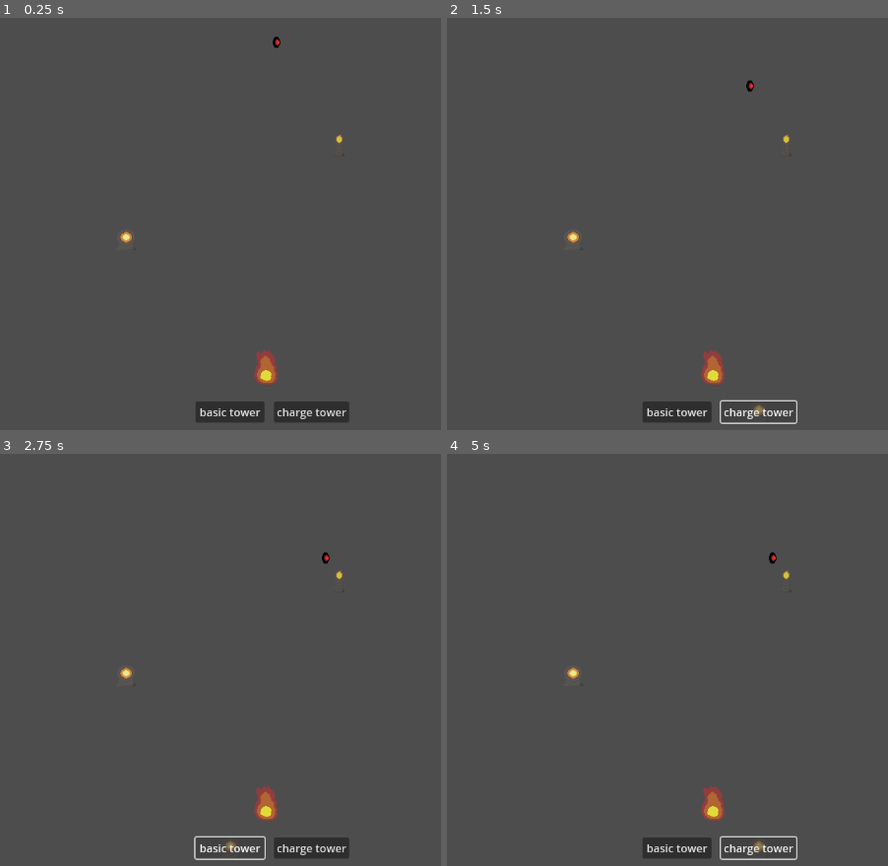
Above: before the commit, frames 1-4 (two rows, left to right).
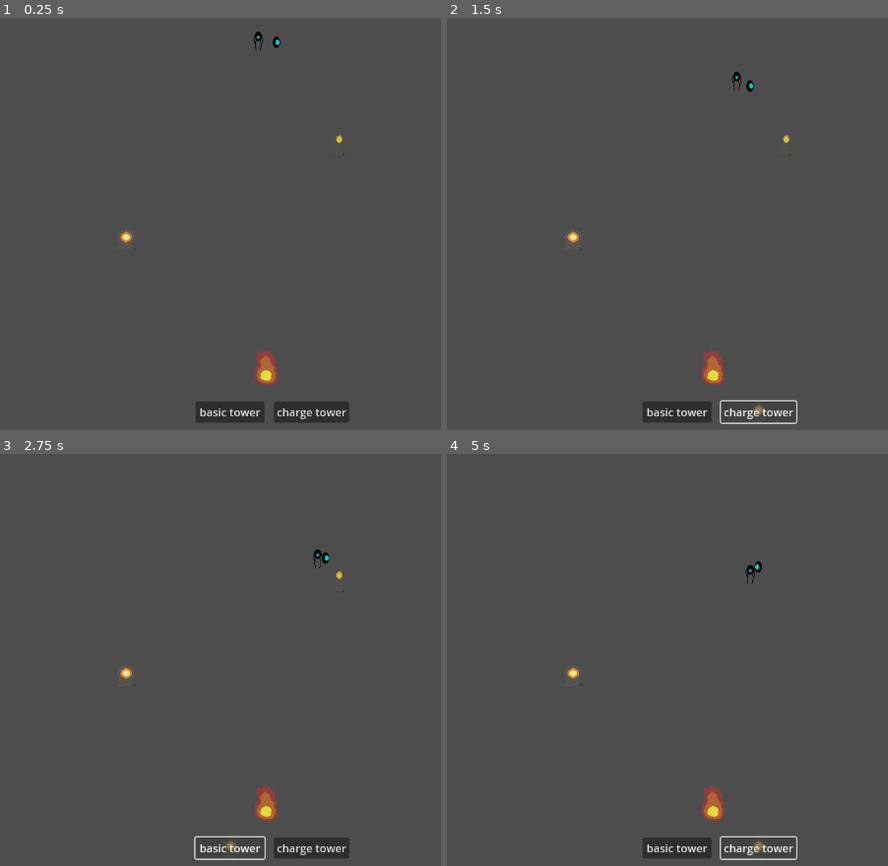
Above: after the commit, the same moments.

Repository: sushitoad/tower-defense-prototype
Game: Godot game, scene res://scenes/test_scene.tscn
Same seed, same stepped clock (60 frames per second), same inputs: the game is played once before the commit and once after it.
Inputs:
- Up to frame 1 (0.25 s): no input
- Up to frame 2 (1.5 s): click "basic tower" at 0.5 s; click "charge tower" at 1.25 s
- Up to frame 3 (2.75 s): click "basic tower" at 2 s
- Up to frame 4 (5 s): click "charge tower" at 2.75 s; click "basic tower" at 3.5 s; click "charge tower" at 4.25 s

The runs differ from the first frame. In frame 1, less than 0.1% of the frame differs, in the area x 57-64%, y 3-8%; in frame 2, less than 0.1%; in frame 3, less than 0.1%; in frame 4, 0.2%, in the area x 67-78%, y 23-32%.
Error after the commit: Invalid assignment of property or key 'flip_h' with value of type 'bool' on a base object of type 'null instance'. (res://scripts/enemy.gd:29)

Commit message:
finished art added stalker
stalker breaks rn but I'm leaving it that way so I fix it first thing

Diff:
--- a/scenes/floating_orb_enemy.tscn
+++ b/scenes/floating_orb_enemy.tscn
@@ -1,7 +1,7 @@
 [gd_scene load_steps=4 format=3 uid="uid://ddiwxlxpx87cf"]
 
-[ext_resource type="Texture2D" uid="uid://barsmtcll67op" path="res://art/floating orb enemy proto 1.png" id="1_5hhww"]
 [ext_resource type="Script" uid="uid://b1wxb56uxo5eq" path="res://scripts/enemy.gd" id="1_pv3vx"]
+[ext_resource type="Texture2D" uid="uid://d2py12igykmqc" path="res://art/floating orb enemy proto 2.png" id="2_pv3vx"]
 
 [sub_resource type="CapsuleShape2D" id="CapsuleShape2D_5hhww"]
 radius = 5.0
@@ -16,7 +16,7 @@
 attackSpeed = 0.5
 
 [node name="Sprite2D" type="Sprite2D" parent="."]
-texture = ExtResource("1_5hhww")
+texture = ExtResource("2_pv3vx")
 
 [node name="CollisionShape2D" type="CollisionShape2D" parent="."]
 shape = SubResource("CapsuleShape2D_5hhww")
--- /dev/null
+++ b/scenes/stalker_enemy.tscn
@@ -0,0 +1,62 @@
+[gd_scene load_steps=8 format=3 uid="uid://d0oom0k2b8ssg"]
+
+[ext_resource type="Script" uid="uid://b1wxb56uxo5eq" path="res://scripts/enemy.gd" id="1_i8de8"]
+[ext_resource type="Texture2D" uid="uid://b7yqlarrbx0es" path="res://art/stalker enemy proto 1.png" id="2_i8de8"]
+
+[sub_resource type="AtlasTexture" id="AtlasTexture_sq1rc"]
+atlas = ExtResource("2_i8de8")
+region = Rect2(0, 0, 16, 32)
+
+[sub_resource type="AtlasTexture" id="AtlasTexture_xeo6d"]
+atlas = ExtResource("2_i8de8")
+region = Rect2(0, 0, 16, 32)
+
+[sub_resource type="AtlasTexture" id="AtlasTexture_ys7ll"]
+atlas = ExtResource("2_i8de8")
+region = Rect2(16, 0, 16, 32)
+
+[sub_resource type="SpriteFrames" id="SpriteFrames_3whrh"]
+animations = [{
+"frames": [{
+"duration": 1.0,
+"texture": SubResource("AtlasTexture_sq1rc")
+}],
+"loop": true,
+"name": &"stand",
+"speed": 5.0
+}, {
+"frames": [{
+"duration": 1.0,
+"texture": SubResource("AtlasTexture_xeo6d")
+}, {
+"duration": 1.0,
+"texture": SubResource("AtlasTexture_ys7ll")
+}],
+"loop": true,
+"name": &"walk",
+"speed": 1.5
+}]
+
+[sub_resource type="CapsuleShape2D" id="CapsuleShape2D_5hhww"]
+radius = 6.0
+height = 26.0
+
+[node name="StalkerEnemy" type="CharacterBody2D" groups=["enemy"]]
+motion_mode = 1
+safe_margin = 0.2
+script = ExtResource("1_i8de8")
+moveSpeed = 60.0
+range = 40.0
+attackSpeed = 0.5
+
+[node name="AnimatedSprite2D" type="AnimatedSprite2D" parent="."]
+sprite_frames = SubResource("SpriteFrames_3whrh")
+animation = &"walk"
+
+[node name="CollisionShape2D" type="CollisionShape2D" parent="."]
+position = Vector2(0, 3)
+shape = SubResource("CapsuleShape2D_5hhww")
+
+[node name="AttackTimer" type="Timer" parent="."]
+
+[connection signal="timeout" from="AttackTimer" to="." method="AttackTarget"]
--- a/scenes/test_scene.tscn
+++ b/scenes/test_scene.tscn
@@ -7,6 +7,7 @@
 [ext_resource type="PackedScene" uid="uid://nwxp6m1042v5" path="res://scenes/the_heartfire.tscn" id="4_7ddre"]
 [ext_resource type="PackedScene" uid="uid://d3ipy8tqa17n4" path="res://scenes/proto_tower.tscn" id="7_rnaij"]
 [ext_resource type="PackedScene" uid="uid://dncxjlgaytiy" path="res://scenes/charge_tower.tscn" id="8_h3xc6"]
+[ext_resource type="PackedScene" uid="uid://d0oom0k2b8ssg" path="res://scenes/stalker_enemy.tscn" id="8_rnaij"]
 
 [node name="Test Scene" type="Node2D"]
 
@@ -31,4 +32,7 @@
 [node name="ChargeTower" parent="." instance=ExtResource("8_h3xc6")]
 position = Vector2(392, 345)
 
+[node name="StalkerEnemy" parent="." instance=ExtResource("8_rnaij")]
+position = Vector2(577, 40)
+
 [connection signal="on_destroyed" from="TheHeartfire" to="LevelManager" method="GameOver"]
Binary file added: Aseprite files/floating orb enemy proto 2.aseprite
Binary file added: Aseprite files/ground tileset proto 1.aseprite
Binary file added: Aseprite files/stalker enemy proto 1.aseprite
Binary file added: art/floating orb enemy proto 2.png
Not shown, added: art/floating orb enemy proto 2.png.import
Binary file added: art/ground tileset proto 1.png
Not shown, added: art/ground tileset proto 1.png.import
Binary file added: art/stalker enemy proto 1.png
Not shown, added: art/stalker enemy proto 1.png.import
Not shown: 1 places in scenes/test_scene.tscn that only renumber resources
